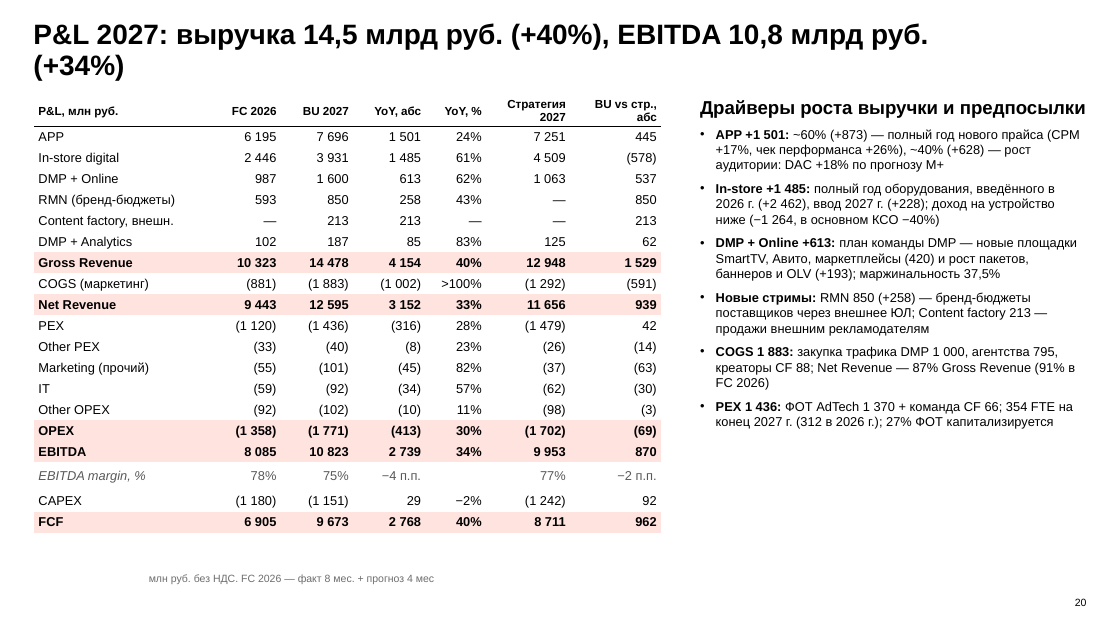
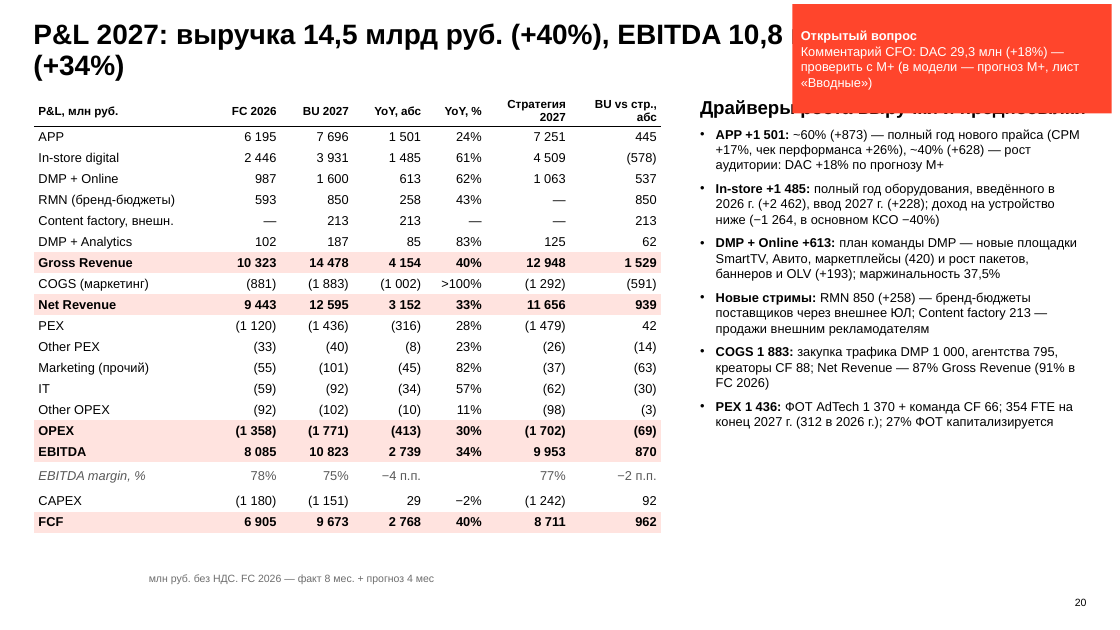
Before and after one commit to DenisMagnit/1, a slide deck: slide 20 of BU27_AdTech_final_deck_1016.pptx. Drawn at 1120x630 pixels with LibreOffice and Linux fonts; fonts in the diff are those of the drawing; background and template pictures are left out. Boxes give left, top, right and bottom in pixels: in the first picture for what was removed or moved away, otherwise in the second. Text is boxed around its words. In the diff, an @@ line names an element or a change of style, - is before the commit and + after.

```diff
--- a/BU27_AdTech_final_deck_1016.pptx
+++ b/BU27_AdTech_final_deck_1016.pptx
@@ rectangle added at (792, 4, 1112, 113), fill #FF452C, 11 pt, text #FFFFFF @@
+Открытый вопрос
+Комментарий CFO: DAC 29,3 млн (+18%) — проверить с М+ (в модели — прогноз М+, лист «Вводные»)
```
Also in this commit, not shown: 7 other slides changed.
